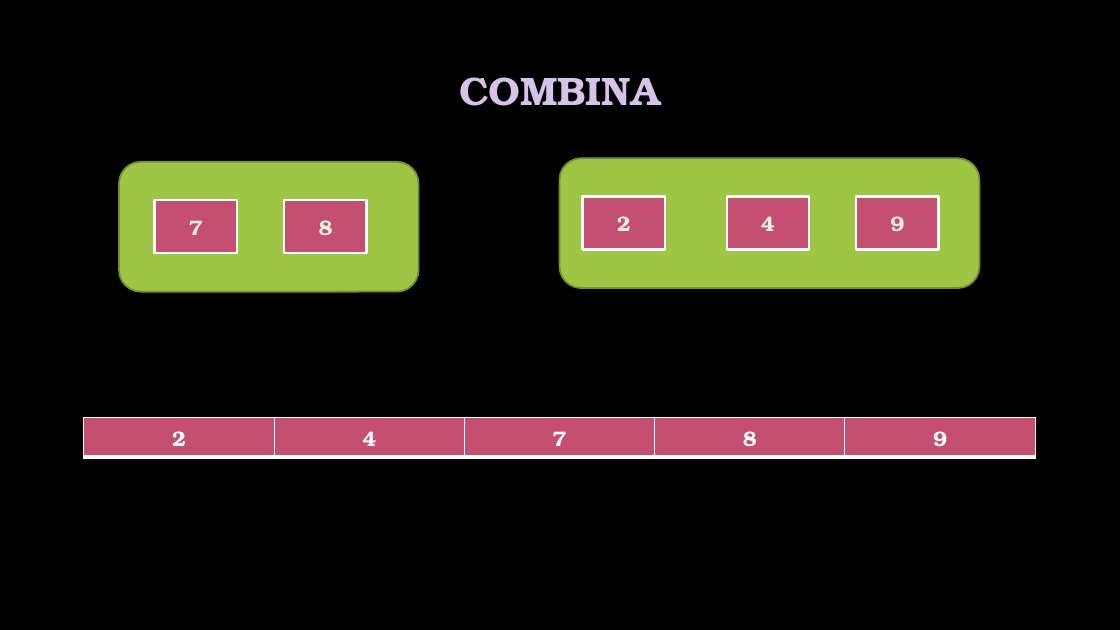
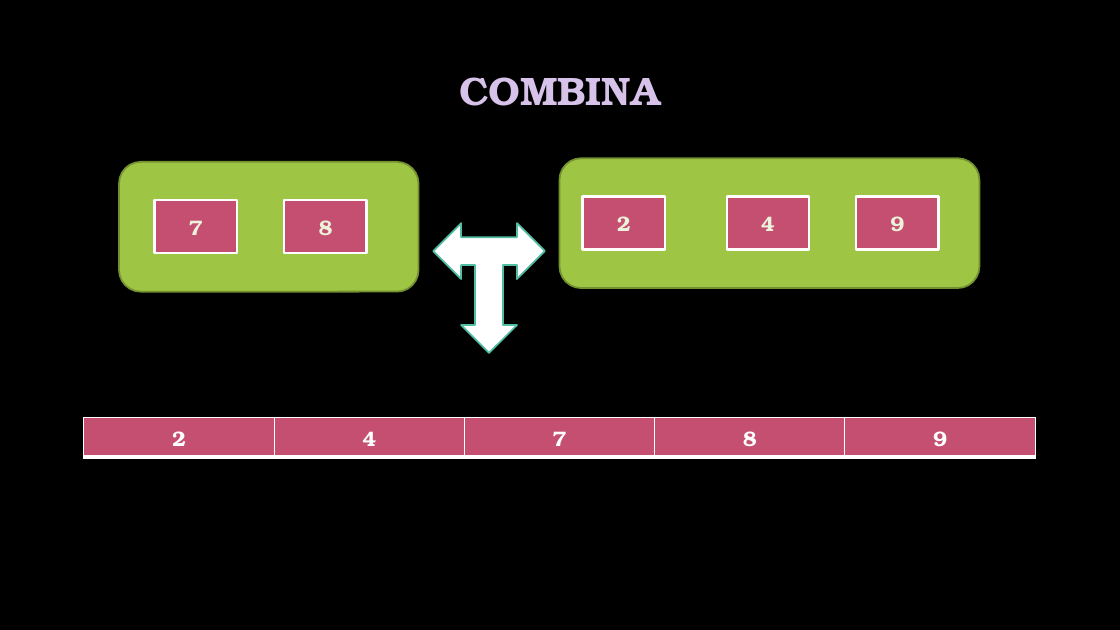
Before and after one commit to LUIS71913667/expo_bichota, a slide deck: slide 6 of bichota_exponiendo.pptx. Drawn at 1120x630 pixels with LibreOffice and Linux fonts; fonts in the diff are those of the drawing; background and template pictures are left out. Boxes give left, top, right and bottom in pixels: in the first picture for what was removed or moved away, otherwise in the second. Text is boxed around its words. In the diff, an @@ line names an element or a change of style, - is before the commit and + after.

Commit message:
creo la final

```diff
--- a/bichota_exponiendo.pptx
+++ b/bichota_exponiendo.pptx
@@ left right up arrow added at bbox=[434, 223, 545, 354], fill #FFFFFF, outline #50BEA3 1.5 pt @@
```
